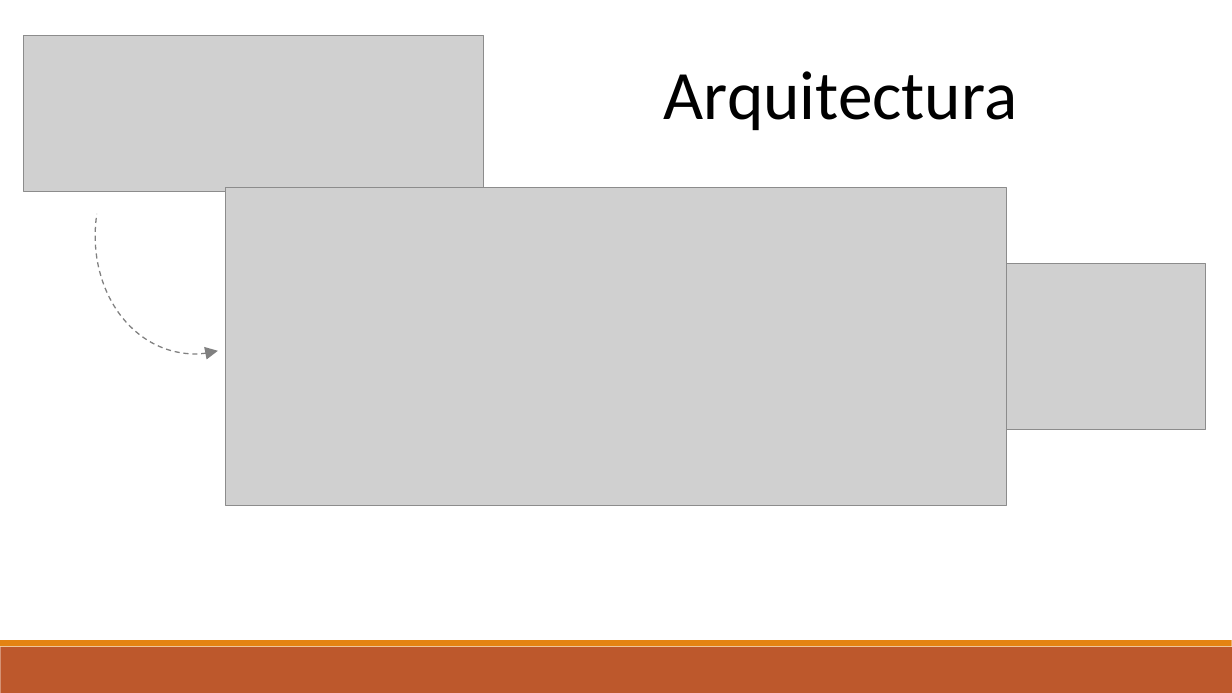
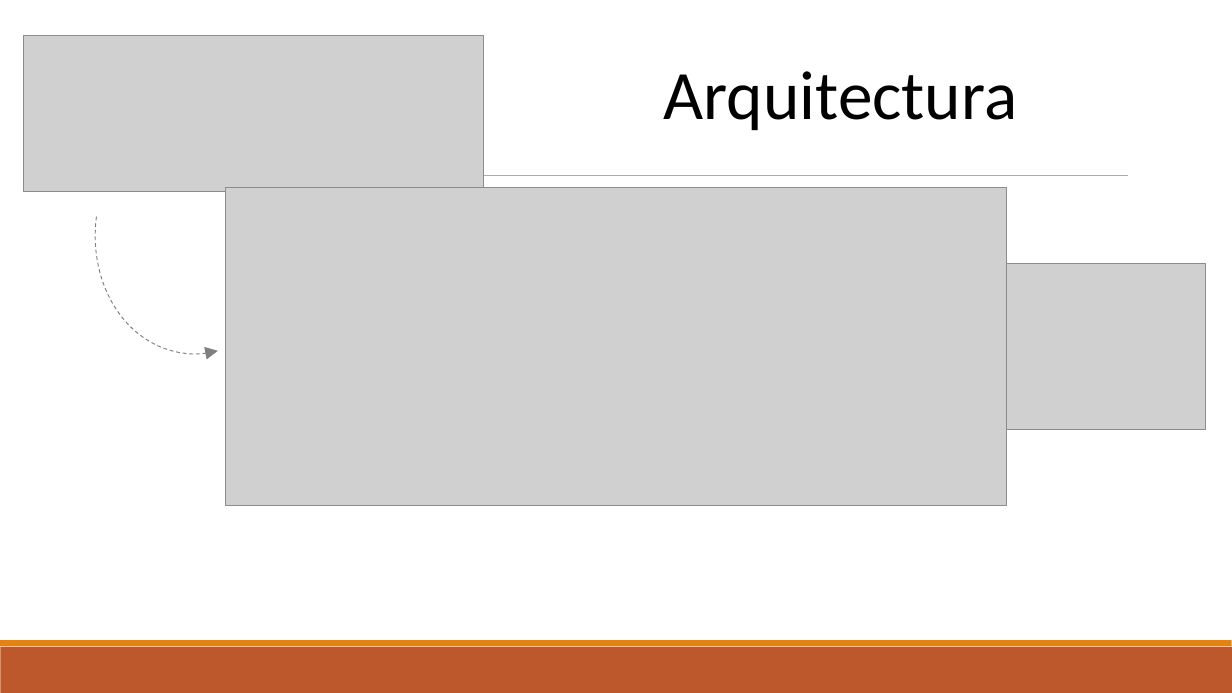
Before and after one commit to EloyBG97/project-big-data, a slide deck: slide 4 of Presentacion.pptx. Drawn at 1232x693 pixels with LibreOffice and Linux fonts; fonts in the diff are those of the drawing; grey boxes stand for pictures. Boxes give left, top, right and bottom in pixels: in the first picture for what was removed or moved away, otherwise in the second. Text is boxed around its words. In the diff, an @@ line names an element or a change of style, - is before the commit and + after.

```diff
--- a/Presentacion.pptx
+++ b/Presentacion.pptx
@@ arc (boxed as its full ellipse) at bbox=[79, 90, 322, 368]: outline #808080 1 pt dashed to #808080 0.75 pt dashed @@
@@ line added from (121, 176) to (1128, 176), #808080 0.5 pt @@
```
Also in this commit, not shown: 4 other slides changed, 1 slide added.
